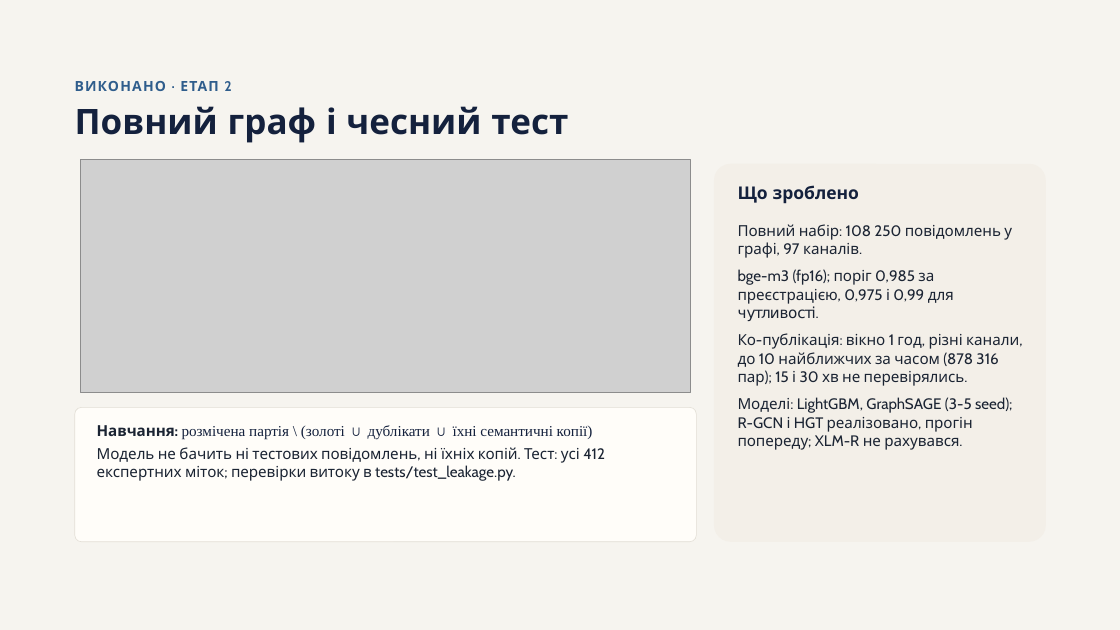
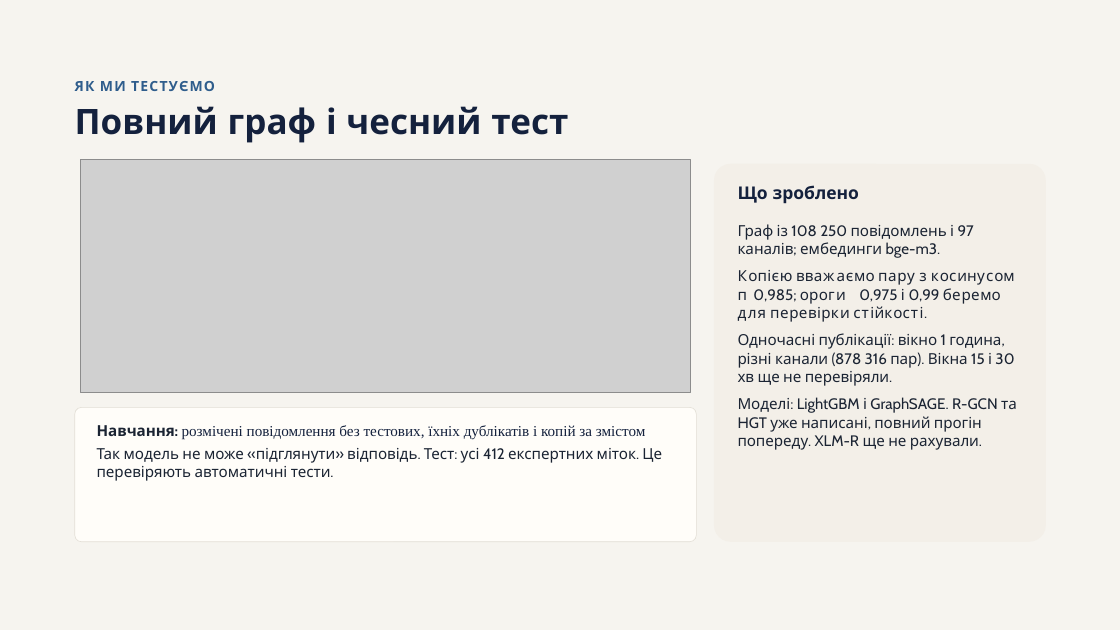
Before and after one commit to Obizonko/Dyplom2026, a slide deck: slide 15 of reports/Prezentatsiia_etap2.pptx. Drawn at 1120x630 pixels with LibreOffice and Linux fonts; fonts in the diff are those of the drawing; grey boxes stand for pictures. Boxes give left, top, right and bottom in pixels: in the first picture for what was removed or moved away, otherwise in the second. Text is boxed around its words. In the diff, an @@ line names an element or a change of style, - is before the commit and + after.

```diff
--- a/reports/Prezentatsiia_etap2.pptx
+++ b/reports/Prezentatsiia_etap2.pptx
@@ text at box(75, 81, 215, 91): text changed @@
-ВИКОНАНО · ЕТАП 2
+ЯК МИ ТЕСТУЄМО
@@ text at box(738, 224, 1017, 450): text changed @@
-Повний набір: 108 250 повідомлень у графі, 97 каналів.
-bge-m3 (fp16); поріг 0,985 за преєстрацією, 0,975 і 0,99 для чутливості.
-Ко-публікація: вікно 1 год, різні канали, до 10 найближчих за часом (878 316 пар); 15 і 30 хв не перевірялись.
-Моделі: LightGBM, GraphSAGE (3-5 seed); R-GCN і HGT реалізовано, прогін попереду; XLM-R не рахувався.
+Граф із 108 250 повідомлень і 97 каналів; ембединги bge-m3.
+Копією вважаємо пару з косинусом ≥ 0,985; пороги 0,975 і 0,99 беремо для перевірки стійкості.
+Одночасні публікації: вікно 1 година, різні канали (878 316 пар). Вікна 15 і 30 хв ще не перевіряли.
+Моделі: LightGBM і GraphSAGE. R-GCN та HGT уже написані, повний прогін попереду. XLM-R ще не рахували.
@@ text at box(97, 425, 662, 481): text changed @@
-Навчання: розмічена партія \ (золоті ∪ дублікати ∪ їхні семантичні копії)
-Модель не бачить ні тестових повідомлень, ні їхніх копій. Тест: усі 412 експертних міток; перевірки витоку в tests/test_leakage.py.
+Навчання: розмічені повідомлення без тестових, їхніх дублікатів і копій за змістом
+Так модель не може «підглянути» відповідь. Тест: усі 412 експертних міток. Це перевіряють автоматичні тести.
```
Also in this commit, not shown: 10 other slides changed, 3 other files.
